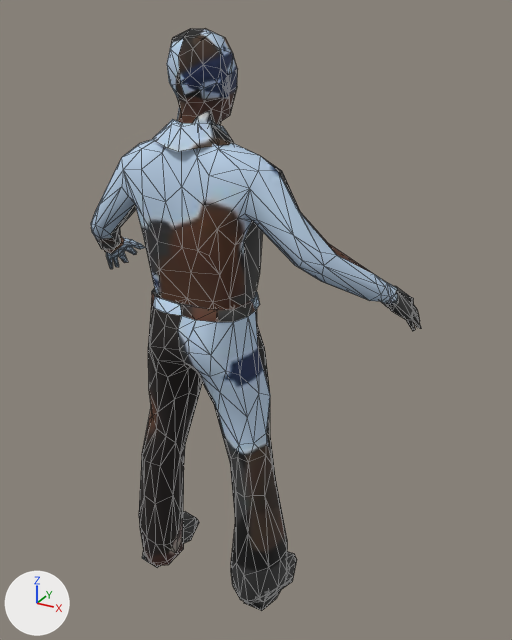
Two versions of the glTF model public/models/humans/npc_man_shirt_tie_lod1.glb, one commit apart.
Rendered twice from a 50 mm lens placed at (1.003, -1.494, 1.7), pointed at (0.077, 0.189, 0.858). Arrows for +X, +Y and +Z are at lower left; the lights stay in place. The picture after the commit comes second. Mesh edges are drawn as thin lines. Vertices at exactly the same position are counted once.

In view in the first picture: 'npc_man_shirt_tie_lod1'.
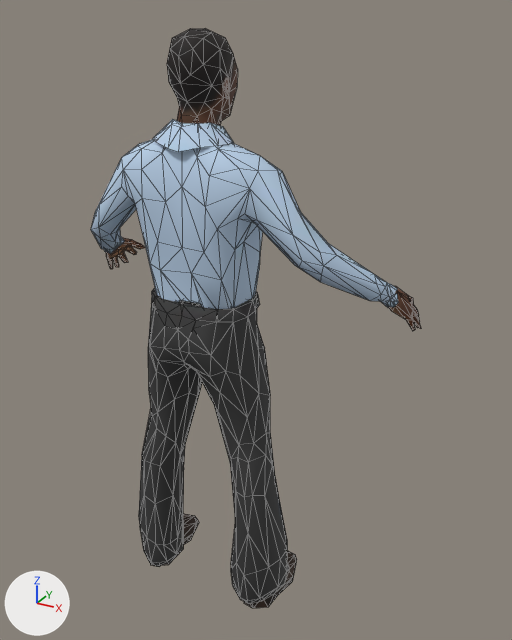
What changed in the scene script:
```text
Change me_npc_man_shirt_tie_001:
    used by ob_npc_man_shirt_tie_lod1; location = (0.0, 0.0, 0.0)
    remove me_npc_man_shirt_tie_001.from_pydata(...)  # 1205 vertices, 1999 faces; spans x -0.54..0.54, y -0.1..0.36, z -0.01..1.66
    add me_npc_man_shirt_tie_001.from_pydata(...)  # 1206 vertices, 2000 faces; spans x -0.54..0.54, y -0.1..0.36, z -0.01..1.66
    me_npc_man_shirt_tie_001 part 1: 15 vertices moved from x -0.15..0.14, y -0.06..0.16, z 0.79..1.16 to x -0.14..0.14, y -0.06..0.16, z 0.79..1.15; 85 vertices removed from x -0.51..0.36, y -0.09..0.26, z 0.56..1.64; 78 vertices added at x -0.35..0.34, y -0.09..0.18, z 0.56..1.64
    me_npc_man_shirt_tie_001 part 2: 2 vertices moved from x 0.23..0.25, y 0.03..0.05, z 0.02..0.04 to x 0.23..0.24, y 0.03..0.04, z 0.01..0.05; 16 vertices removed from x 0.16..0.24, y -0.05..0.18, z 0.0..0.09; 23 vertices added at x 0.16..0.24, y -0.05..0.19, z 0.01..0.1
    me_npc_man_shirt_tie_001 part 3: 1 vertex moved from x -0.16, y -0.05, z 0.0 to x -0.19, y -0.05, z 0.01; 13 vertices removed from x -0.24..-0.15, y -0.05..0.19, z 0.0..0.05; 17 vertices added at x -0.24..-0.15, y -0.05..0.2, z 0.0..0.05
    me_npc_man_shirt_tie_001 part 4: 1588 kept faces spanning x -0.54..0.54, y -0.1..0.36, z -0.01..1.66 get new texture (UV) coordinates
    other edits to the shape of me_npc_man_shirt_tie_001 do not show in these pictures
```

What differs and where, as boxes (x1, y1, x2, y2) in the pictures (512 x 640 px; the box of a moved part takes in the faces that stretch with it):
'npc_man_shirt_tie_lod1', reshaped
    before: (91, 29, 421, 611)
    after: (91, 29, 421, 608)
part 1 of me_npc_man_shirt_tie_001, moved or reshaped
    both: (91, 29, 368, 474)
part 2 of me_npc_man_shirt_tie_001, moved or reshaped
    before: (244, 552, 296, 611)
    after: (244, 551, 296, 608)
part 3 of me_npc_man_shirt_tie_001, moved or reshaped
    before: (142, 512, 198, 567)
    after: (150, 514, 198, 567)
part 4 of me_npc_man_shirt_tie_001, surface changed
    both: (100, 29, 421, 604)
